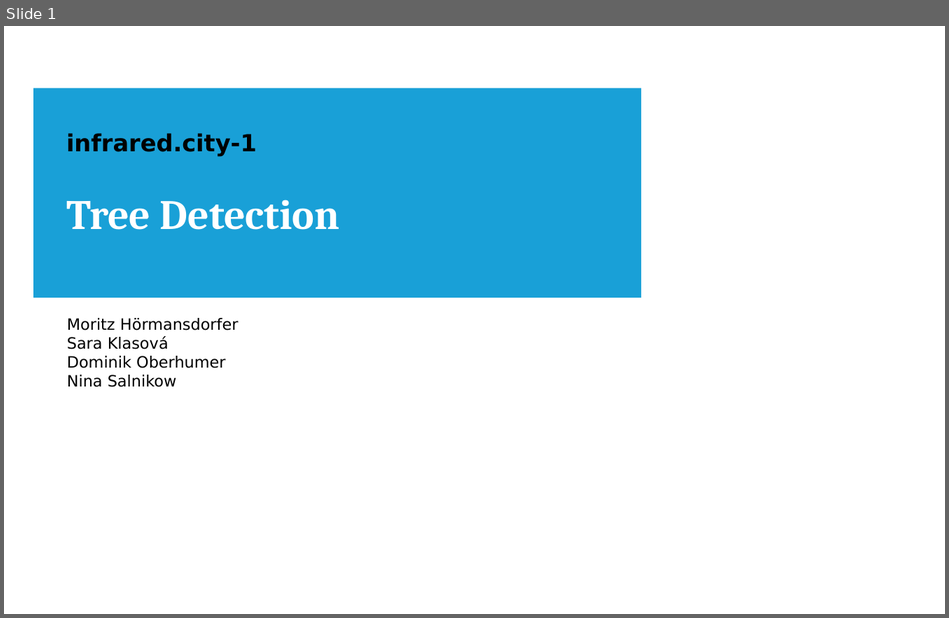
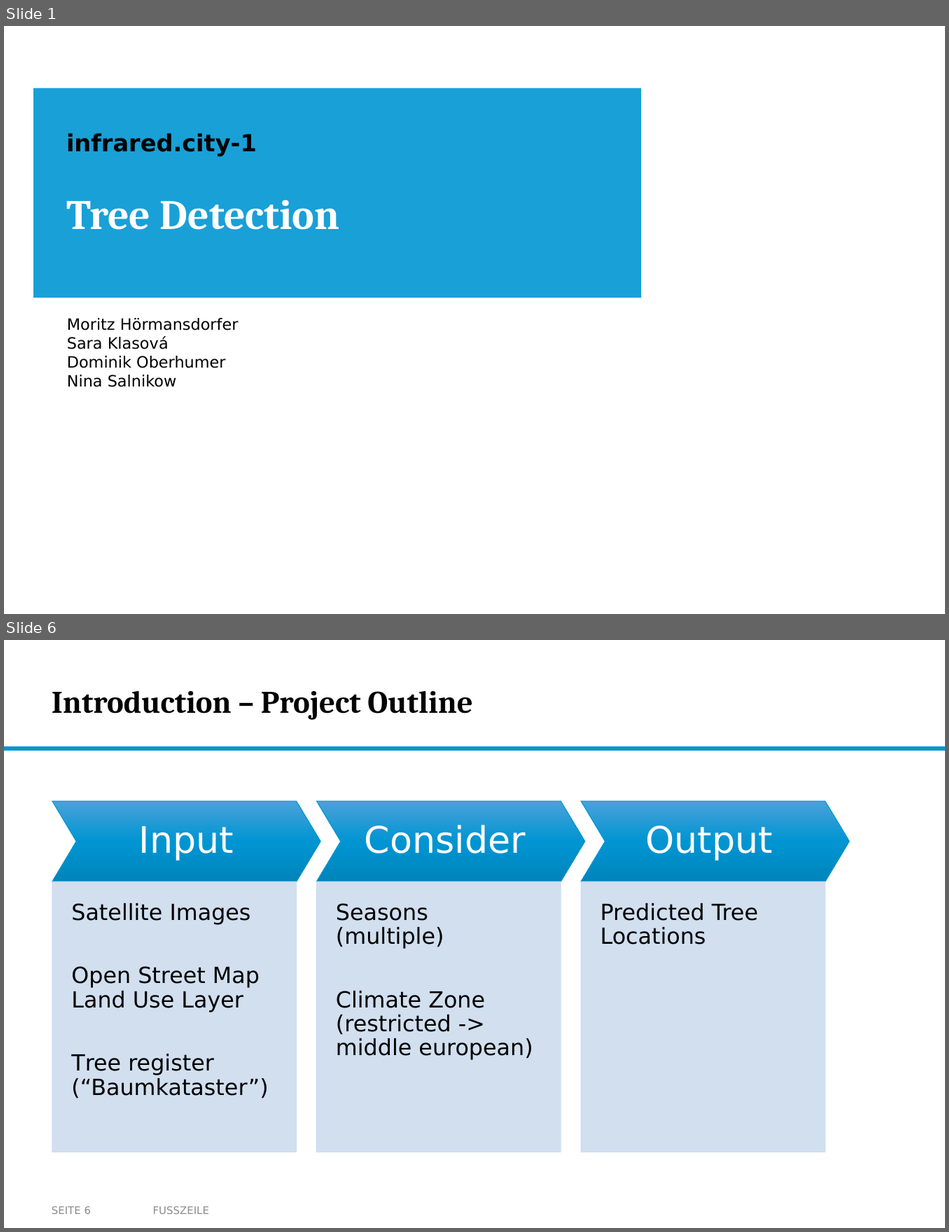
Before and after one commit to nikmaster/wu_dslab_infrared-city, a slide deck: deliverables/3b. intermediate slides/Intermediate Slides.pptx. Shown one above the other, each under a label of ours: slide 1 before the commit, slides 1 and 6 after it; the slides between them are not shown. The pictures are 949x618 and 949x1232 pixels, drawn with LibreOffice and Linux fonts; fonts in the diff are those of the drawing; background and template pictures are left out. Boxes give left, top, right and bottom in pixels: in the first picture for what was removed or moved away, otherwise in the second. Text is boxed around its words. In the diff, an @@ line names an element or a change of style, - is before the commit and + after.

```diff
--- a/deliverables/3b. intermediate slides/Intermediate Slides.pptx
+++ b/deliverables/3b. intermediate slides/Intermediate Slides.pptx
@@ slide 6 added at [4, 640, 945, 1228], background #FFFFFF @@
@@ title added at [52, 691, 472, 720], 24 pt, text #000000, bold @@
+Introduction – Project Outline
@@ rectangle added at [4, 747, 945, 750], fill #0C94B7, outline #0096D3 1 pt @@
@@ group added at [52, 801, 849, 1152]: 6 texts, 3 chevrons, 3 rectangles @@
+Input
+Satellite Images
+Open Street Map Land Use Layer
+Tree register (“Baumkataster”)
+Consider
+Seasons (multiple)
+Climate Zone (restricted -> middle european)
+Output
+Predicted Tree Locations
@@ page number added at [52, 1206, 91, 1214], 8 pt, text #8C8C8C @@
+SEITE 6
@@ text added at [153, 1206, 209, 1214], 8 pt, text #8C8C8C @@
+FUSSZEILE
```
Also in this commit, not shown: 10 slides changed, 2 other slides added, 4 slides removed.
